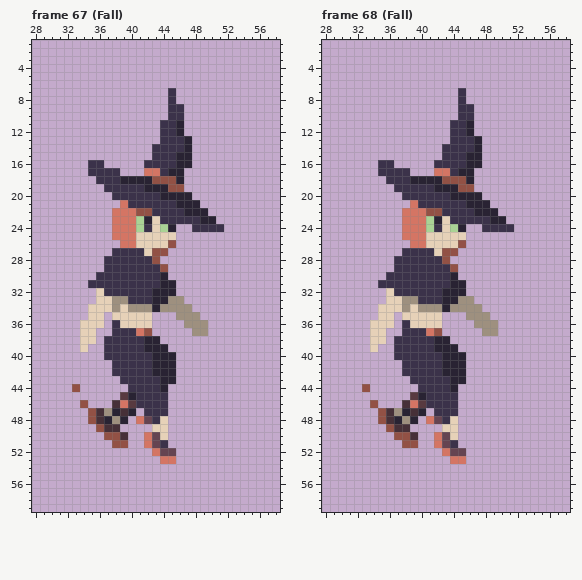
One commit to this pixel-art file: Assets/_Sprites/R_witch.aseprite. The picture above is the old version.
158x60 pixels, 68 frames. Shown: frame 67 (Fall): x 28..58, y 1..59; frame 68 (Fall): x 28..58, y 1..59.
The result:
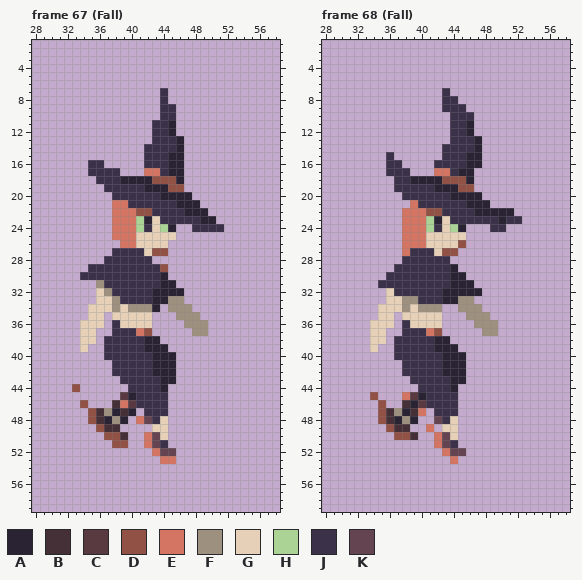
Palette (. is transparent): A #292333  B #463038  C #583a40  D #925145  E #d47564  F #9e907f  G #e6d1b8  H #aad395  J #3b324a  K #654451
Changes in this commit:
{"where": "frame 67 (Fall), layers \"Head\", \"Body\", \"Hair\""}
{"frame":67,"y":7,"x":44,"old":".J","new":"J."}
{"frame":67,"y":8,"x":44,"old":".J","new":"J."}
{"frame":67,"y":9,"x":44,"old":".","new":"J"}
{"frame":67,"y":9,"x":46,"old":"J","new":"."}
{"frame":67,"y":10,"x":44,"old":".","new":"J"}
{"frame":67,"y":10,"x":46,"old":"J","new":"."}
{"frame":67,"y":11,"x":43,"old":".","new":"J"}
{"frame":67,"y":11,"x":45,"old":"JA","new":"A."}
{"frame":67,"y":12,"x":43,"old":".","new":"J"}
{"frame":67,"y":12,"x":45,"old":"JA","new":"A."}
{"frame":67,"y":13,"x":43,"old":".","new":"J"}
{"frame":67,"y":13,"x":46,"old":"JA","new":"A."}
{"frame":67,"y":14,"x":42,"old":".","new":"J"}
{"frame":67,"y":14,"x":46,"old":"JA","new":"A."}
{"frame":67,"y":15,"x":42,"old":".","new":"J"}
{"frame":67,"y":15,"x":45,"old":"J","new":"A"}
{"frame":67,"y":15,"x":47,"old":"A","new":"."}
{"frame":67,"y":16,"x":45,"old":"J","new":"A"}
{"frame":67,"y":16,"x":47,"old":"A","new":"."}
{"frame":67,"y":21,"x":38,"old":".","new":"E"}
{"frame":67,"y":26,"x":45,"old":"D","new":"."}
{"frame":67,"y":28,"x":43,"old":"D","new":"."}
{"frame":67,"y":29,"x":35,"old":"..","new":"JJ"}
{"frame":67,"y":30,"x":34,"old":"..","new":"JJ"}
{"frame":67,"y":31,"x":35,"old":"JJ","new":".F"}
{"frame":67,"y":32,"x":37,"old":"J","new":"F"}
{"frame":67,"y":32,"x":46,"old":".","new":"A"}
{"frame":67,"y":33,"x":39,"old":"F","new":"J"}
{"frame":67,"y":34,"x":44,"old":"F","new":"."}
{"where": "frame 68 (Fall), layers \"Magic_effect\", \"Head\", \"Body\""}
{"frame":68,"y":7,"x":43,"old":".","new":"J"}
{"frame":68,"y":7,"x":45,"old":"J","new":"."}
{"frame":68,"y":8,"x":43,"old":"..J","new":"JJ."}
{"frame":68,"y":9,"x":43,"old":"..","new":"JJ"}
{"frame":68,"y":9,"x":46,"old":"J","new":"."}
{"frame":68,"y":10,"x":44,"old":".","new":"J"}
{"frame":68,"y":15,"x":36,"old":".","new":"J"}
{"frame":68,"y":16,"x":35,"old":"J","new":"."}
{"frame":68,"y":16,"x":37,"old":".","new":"J"}
{"frame":68,"y":17,"x":35,"old":"J","new":"."}
{"frame":68,"y":18,"x":36,"old":"J","new":"."}
{"frame":68,"y":22,"x":50,"old":"..","new":"AA"}
{"frame":68,"y":23,"x":49,"old":"A","new":"J"}
{"frame":68,"y":23,"x":51,"old":"..","new":"JJ"}
{"frame":68,"y":24,"x":48,"old":"J","new":"."}
{"frame":68,"y":24,"x":51,"old":"J","new":"."}
{"frame":68,"y":26,"x":38,"old":".","new":"E"}
{"frame":68,"y":27,"x":38,"old":"J","new":"E"}
{"frame":68,"y":28,"x":37,"old":"J","new":"."}
{"frame":68,"y":28,"x":43,"old":"D","new":"J"}
{"frame":68,"y":29,"x":44,"old":"D","new":"A"}
{"frame":68,"y":30,"x":45,"old":".","new":"A"}
{"frame":68,"y":31,"x":46,"old":".","new":"A"}
{"frame":68,"y":32,"x":46,"old":"..","new":"AA"}
{"frame":68,"y":34,"x":43,"old":"AF","new":".."}
{"frame":68,"y":44,"x":33,"old":"D","new":"."}
{"frame":68,"y":45,"x":34,"old":".","new":"D"}
{"frame":68,"y":45,"x":38,"old":".","new":"E"}
{"frame":68,"y":46,"x":34,"old":"D.","new":".D"}
{"frame":68,"y":46,"x":39,"old":"E","new":"A"}
{"frame":68,"y":47,"x":40,"old":"A","new":"E"}
{"frame":68,"y":48,"x":41,"old":"E","new":"."}
{"frame":68,"y":49,"x":41,"old":".","new":"E"}
{"frame":68,"y":51,"x":38,"old":"DD","new":".."}
{"frame":68,"y":53,"x":45,"old":"E","new":"."}
